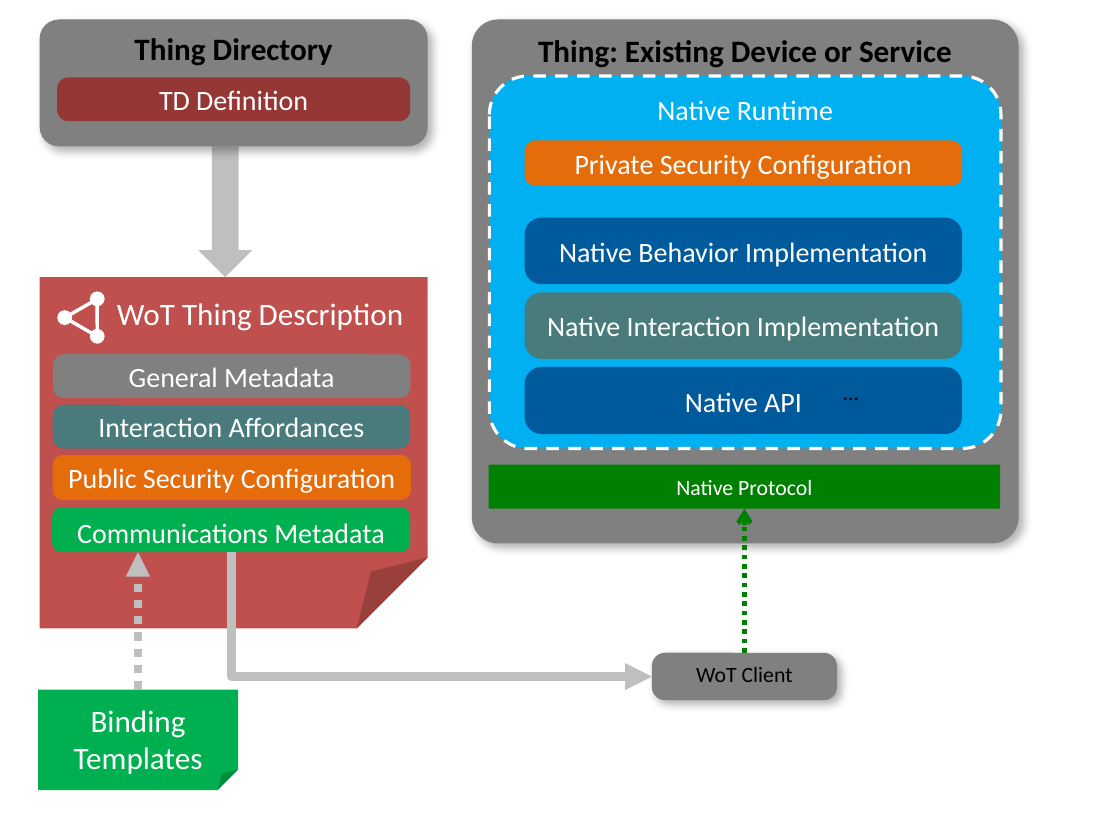
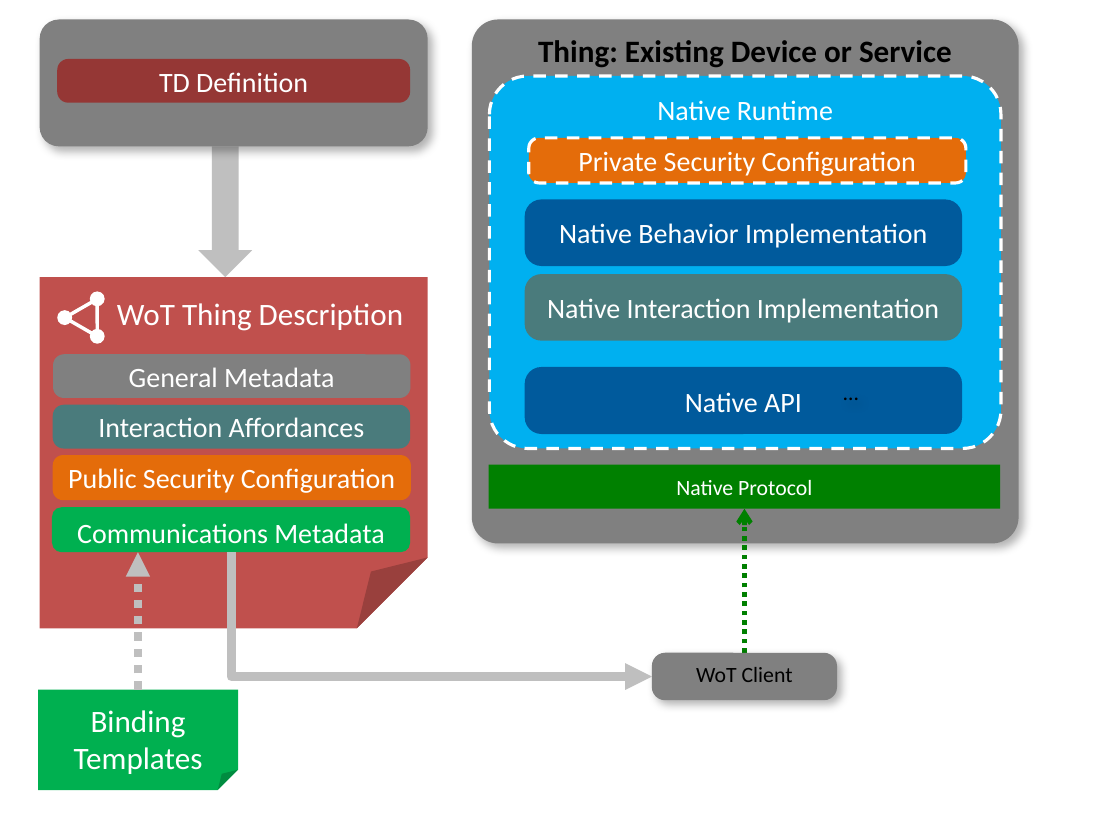
Before and after one commit to w3c/wot-architecture, a slide deck: slide 8 of images/wot-architecture-figures-new.pptx (slide 6 before the commit). Drawn at 1120x840 pixels with LibreOffice and Linux fonts; fonts in the diff are those of the drawing. Boxes give left, top, right and bottom in pixels: in the first picture for what was removed or moved away, otherwise in the second. Text is boxed around its words. In the diff, an @@ line names an element or a change of style, - is before the commit and + after.

```diff
--- a/images/wot-architecture-figures-new.pptx
+++ b/images/wot-architecture-figures-new.pptx
@@ text in rounded rectangle at [134,38,333,65]: text removed @@
-Thing Directory
@@ rounded rectangle "Private Security Configuration": place and size @@
-rounded rectangle "Private Security Configuration" at [525,140,963,185]
+rounded rectangle "Private Security Configuration" at [529,138,965,183]
@@ rounded rectangle "Private Security Configuration" at [529,138,965,183]: outline none to #FFFFFF 2 pt dashed @@
@@ 3 rounded rectangles: place and size @@
-3 rounded rectangles at [57,77,963,358]
+3 rounded rectangles at [57,59,963,340]
```
Also in this commit, not shown: 2 other slides changed, 2 slides added, 4 other files.
